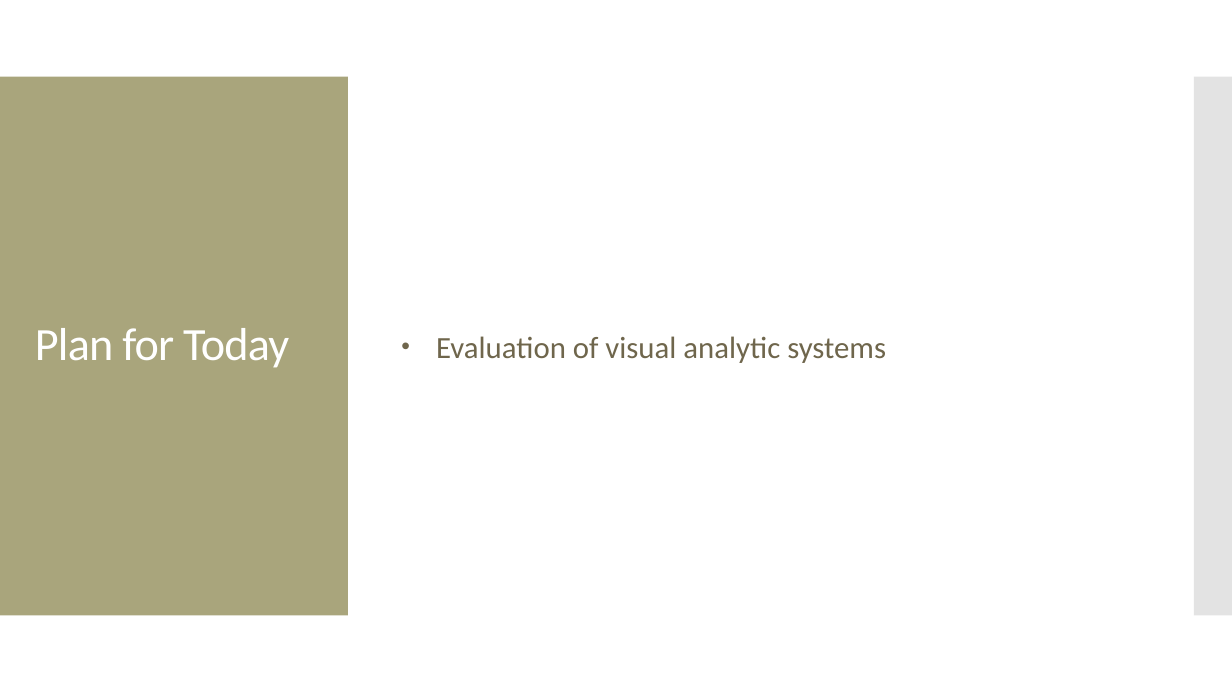
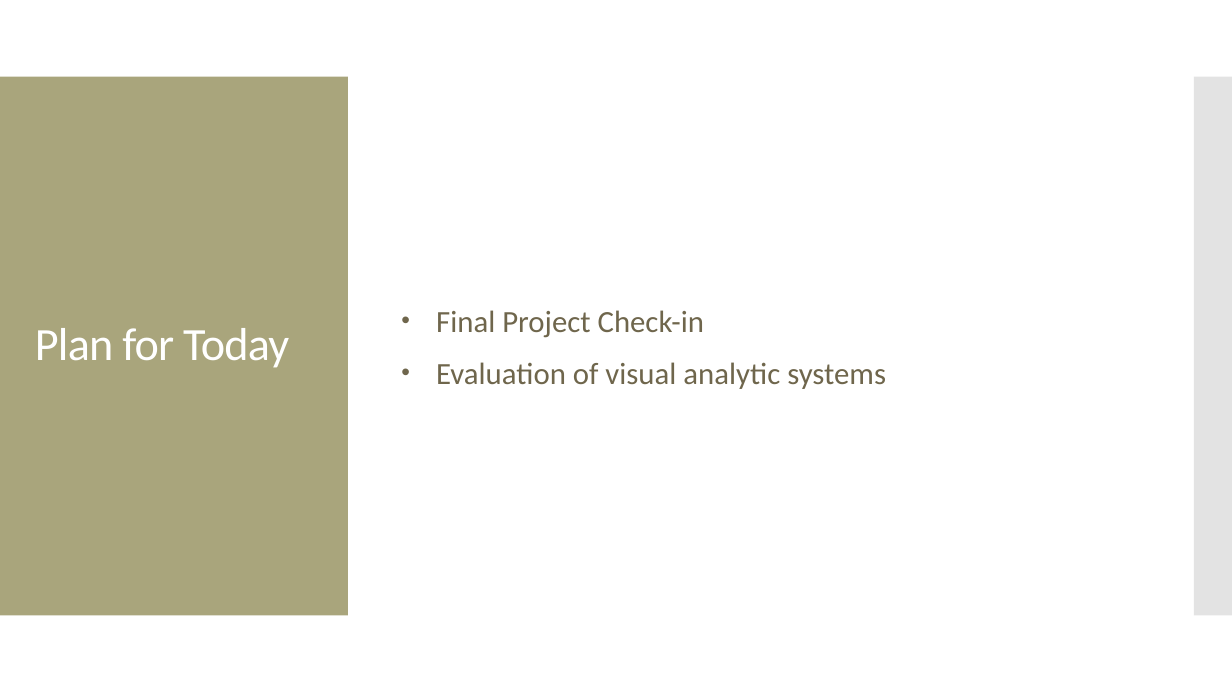
Before and after one commit to amosca01/SDS-CS235, a slide deck: slide 2 of slides/12-evaluation.pptx. Drawn at 1232x693 pixels with LibreOffice and Linux fonts; fonts in the diff are those of the drawing. Boxes give left, top, right and bottom in pixels: in the first picture for what was removed or moved away, otherwise in the second. Text is boxed around its words. In the diff, an @@ line names an element or a change of style, - is before the commit and + after.

```diff
--- a/slides/12-evaluation.pptx
+++ b/slides/12-evaluation.pptx
@@ text at (436,310,704,338): paragraph added @@
+• Final Project Check-in
```
Also in this commit, not shown: 11 other slides changed, 10 slides added, 4 slides removed, 9 other files.
